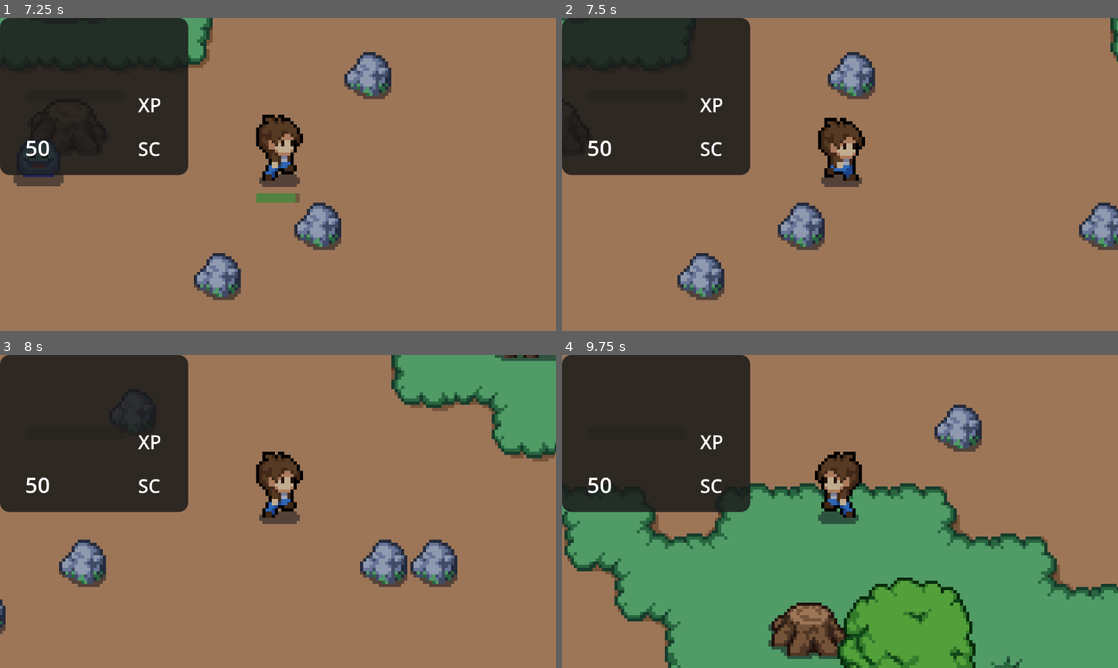
Above: before the commit, frames 1-4 (two rows, left to right).
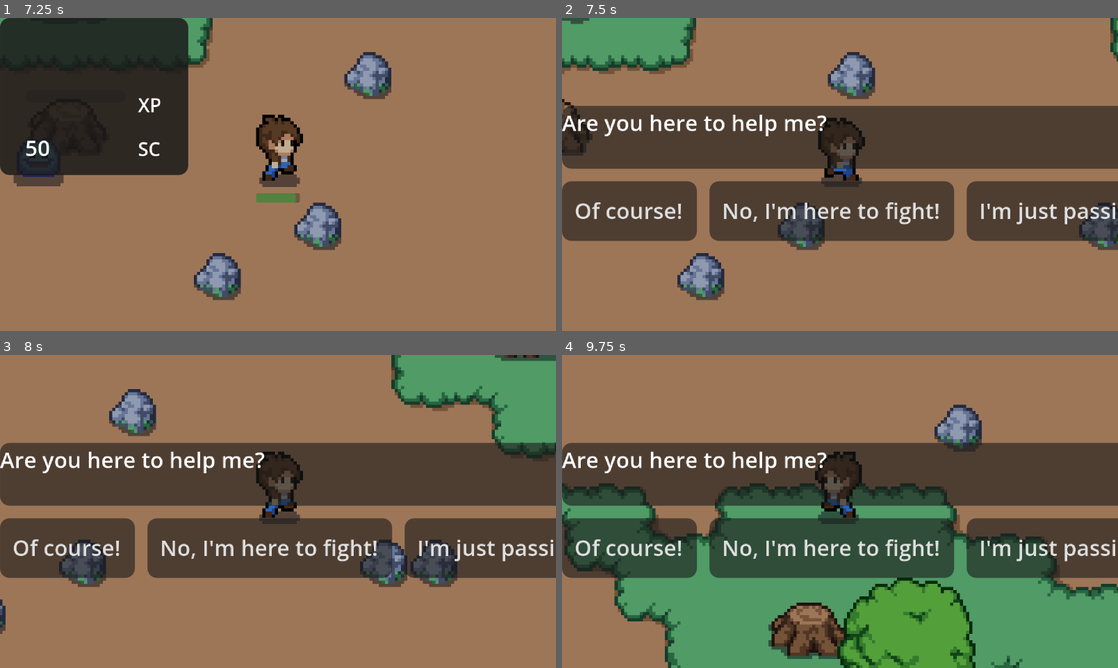
Above: after the commit, the same moments.

Repository: pastamancer277/Gnomatic-Adventures
Game: Godot game, scene res://scenes/main.tscn
Same seed, same stepped clock (60 frames per second), same inputs: the game is played once before the commit and once after it.
Inputs:
- Up to frame 1 (7.25 s): click "Start!" at 0.5 s; tap Enter (ui_accept) at 1.25, 1.52, 2.27, 3.77, 4.52, 5.27, 6.77 s; hold Up (ui_up) 1.28-2.78 s; tap E (Interact) at 1.35, 2.1, 3.05, 3.8, 4.55, 5.1, 5.85, 6.8 s; hold Left (ui_left) 2.78-4.28 s; tap P (LevelAttack) at 2.85, 6.6 s; tap I (LevelHealth) at 3.6 s; hold Down (ui_down) 4.28-5.03 s; tap O (LevelShield) at 4.35 s; hold Right (ui_right) 5.03-5.78 s; hold Up (ui_up) 5.78-6.53 s; hold Right (ui_right) from 6.53 s (still down)
- Up to frame 2 (7.5 s): keep holding Right (ui_right); tap I (LevelHealth) at 7.35 s
- Up to frame 3 (8 s): keep holding Right (ui_right); tap Enter (ui_accept) at 7.52 s; tap E (Interact) at 7.55 s
- Up to frame 4 (9.75 s): tap O (LevelShield) at 8.1 s; tap Enter (ui_accept) at 8.27 s; tap E (Interact) at 8.3, 8.85, 9.6 s; release Right (ui_right) at 8.78 s; hold Down (ui_down) 8.78-9.53 s; hold Left (ui_left) from 9.53 s (still down)

Frame 1 is identical in both runs. In frame 2, 47% of the frame differs, in the area x 0-100%, y 0-72%; in frame 3, 47%; in frame 4, 47%.

Commit message:
Dialogue overlap bug

Diff:
--- a/scenes/cats/black_cat_enemy.tscn
+++ b/scenes/cats/black_cat_enemy.tscn
@@ -150,7 +150,7 @@
 radius = 6.0
 
 [sub_resource type="CircleShape2D" id="CircleShape2D_nj8ka"]
-radius = 175.34537
+radius = 287.11148
 
 [sub_resource type="CircleShape2D" id="CircleShape2D_mpvus"]
 radius = 15.0
--- a/scripts/NPCs/basic_npc.gd
+++ b/scripts/NPCs/basic_npc.gd
@@ -3,20 +3,27 @@
 class_name npc
 
 var player_near = false
+var loc
+
+func _ready() -> void:
+	loc=get_parent().get_parent().name
 
 func _process(delta):
-	if player_near and Input.is_action_just_pressed("Interact") and !$/root/Global.getPaused():
-		$/root/Main/UI/Dialogue.clearDialogue()
-		interact()
+	if(loc==$/root/Global.getCurArea()):
+		if player_near and Input.is_action_just_pressed("Interact") and !$/root/Global.getPaused():
+			interact()
 
 func _on_area_2d_body_entered(body):
-	if body.name == "Player":
-		player_near = true
+	if(loc==$/root/Global.getCurArea()):
+		if body.name == "Player":
+			player_near = true
 
 func _on_area_2d_body_exited(body):
-	if body.name == "Player":
-		player_near = false
-		$/root/Main/UI/Dialogue.clearDialogue()
+	if(loc==$/root/Global.getCurArea()):
+		if body.name == "Player":
+			player_near = false
+			$/root/Main/UI/Dialogue.clearDialogue($Dialogue)
 
 func interact():
-	$Dialogue.interact()
+	if(loc==$/root/Global.getCurArea()):
+		$Dialogue.interact()
--- a/scripts/cats/basic_cat_enemy.gd
+++ b/scripts/cats/basic_cat_enemy.gd
@@ -25,7 +25,7 @@
 
 func playerExited(body: Node2D):
 	if(body.name=="Player" and !combat):
-		$/root/Main/UI/Dialogue.clearDialogue()
+		$/root/Main/UI/Dialogue.clearDialogue($Dialogue)
 		player=null
 
 func setCombat(c: bool):
--- a/scripts/dialogue.gd
+++ b/scripts/dialogue.gd
@@ -1,8 +1,9 @@
 extends CanvasLayer
 
-var currentNPCDialogue
+var currentNPCDialogue: Node
 
 func dialogue(text: String, npc: Node):
+	$VBoxContainer/HBoxContainer.clearButtons()
 	currentNPCDialogue=npc
 	show_text(text)
 
@@ -18,7 +19,8 @@
 	$VBoxContainer/Panel.visible=false
 	currentNPCDialogue.playerResponse(key)
 
-func clearDialogue():
-	currentNPCDialogue=null
-	$VBoxContainer/Panel.visible=false
-	$VBoxContainer/HBoxContainer.clearButtons()
+func clearDialogue(npc: Node):
+	if(npc==currentNPCDialogue):
+		currentNPCDialogue=null
+		$VBoxContainer/Panel.visible=false
+		$VBoxContainer/HBoxContainer.clearButtons()
--- a/scripts/global.gd
+++ b/scripts/global.gd
@@ -52,3 +52,6 @@
 
 func getPaused():
 	return pause
+
+func getCurArea():
+	return cur_area
